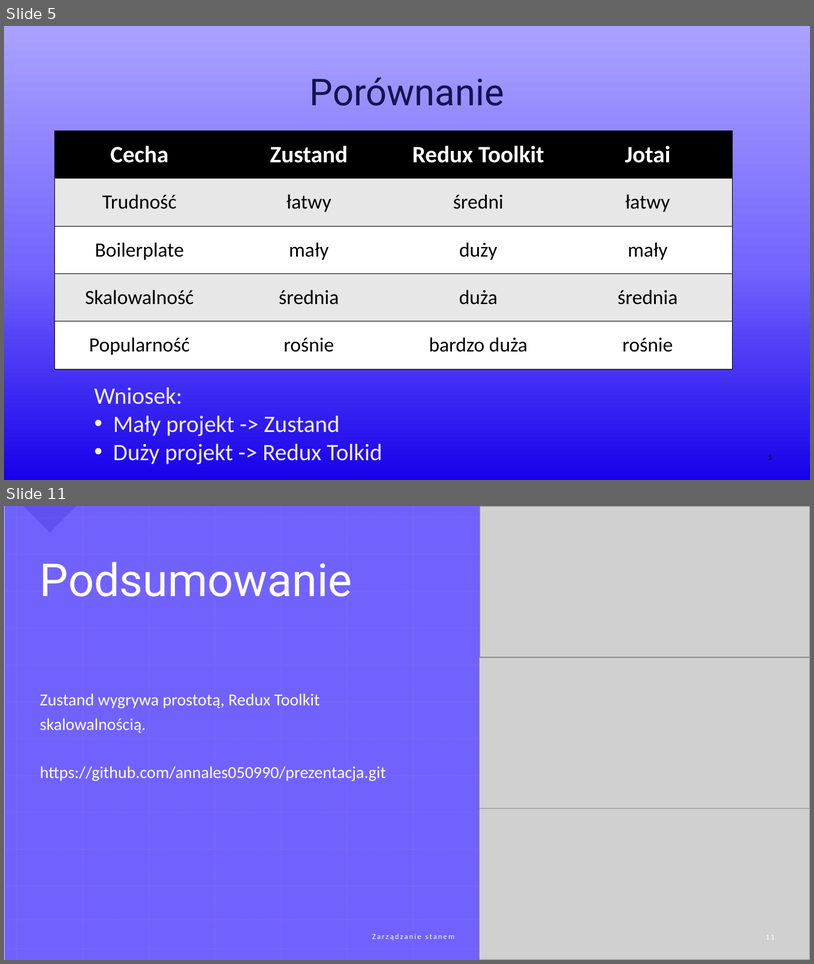
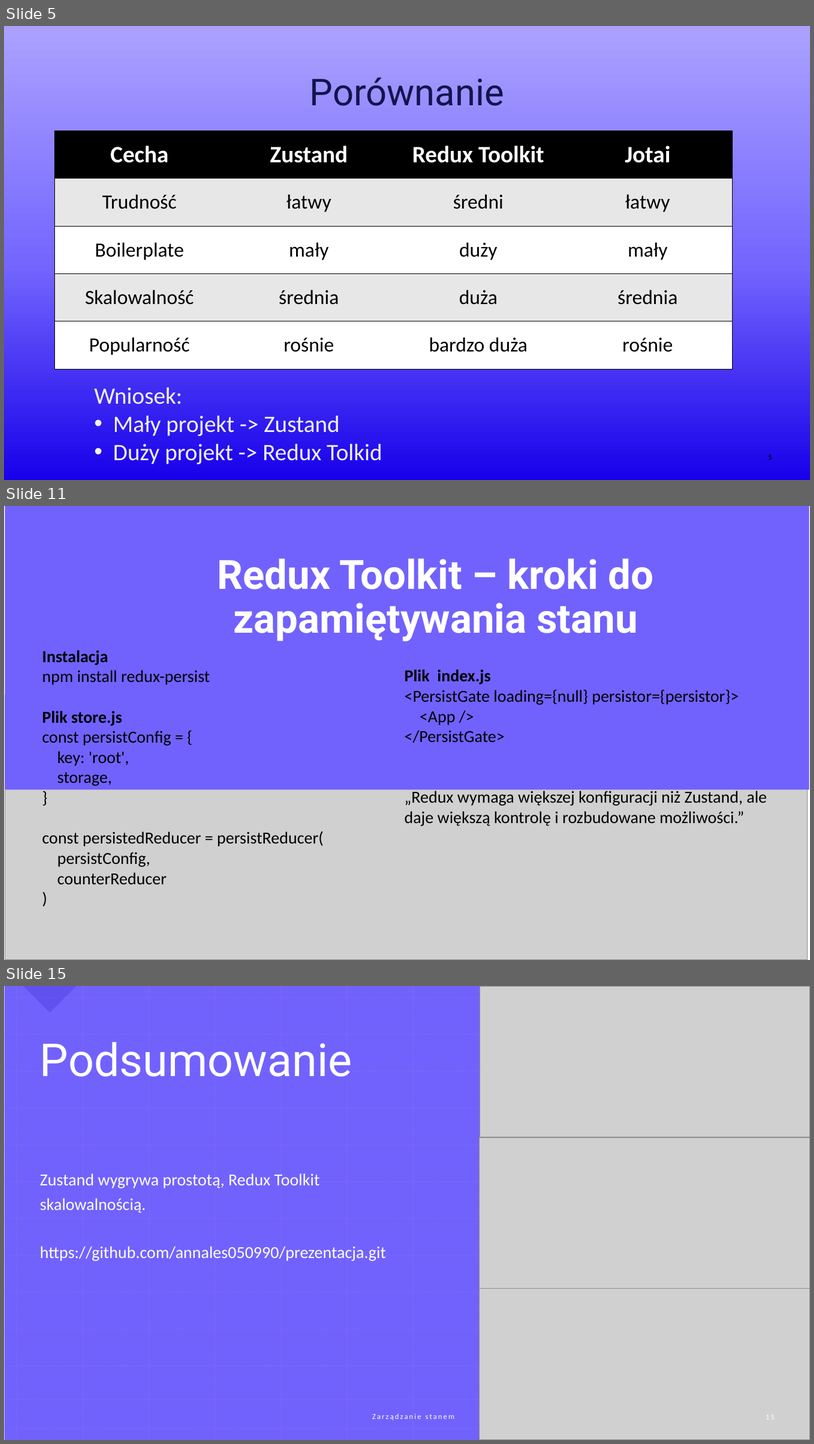
Before and after one commit to annales050990/prezentacja, a slide deck: Zarządzanie stanem Anna Leś.pptx. Shown one above the other, each under a label of ours: slides 5 and 11 before the commit, slides 5, 11 and 15 after it; the slides between them are not shown. The pictures are 814x964 and 814x1444 pixels, drawn with LibreOffice and Linux fonts; fonts in the diff are those of the drawing; grey boxes stand for pictures. Boxes give left, top, right and bottom in pixels: in the first picture for what was removed or moved away, otherwise in the second. Text is boxed around its words. In the diff, an @@ line names an element or a change of style, - is before the commit and + after.

```diff
--- a/Zarządzanie stanem Anna Leś.pptx
+++ b/Zarządzanie stanem Anna Leś.pptx
@@ slide 11 added at box(4, 506, 810, 960), background #FFFFFF @@
@@ title added at box(5, 506, 810, 790), fill #7162FE, 48 pt, text #FFFFFF, bold @@
+Redux Toolkit – kroki do zapamiętywania stanu
@@ text added at box(42, 650, 324, 884), 20 pt, text #000000 @@
+Instalacja
+npm install redux-persist
+Plik store.js
+const persistConfig = {
+key: 'root',
+storage,
+}
+const persistedReducer = persistReducer(
+persistConfig,
+counterReducer
+)
@@ text added at box(405, 669, 767, 826), 20 pt, text #000000 @@
+Plik index.js
+<PersistGate loading={null} persistor={persistor}>
+<App />
+</PersistGate>
+„Redux wymaga większej konfiguracji niż Zustand, ale daje większą kontrolę i rozbudowane możliwości.”
@@ picture added at box(5, 695, 808, 960) @@
@@ what was slide 11 is now slide 15 @@
```
Also in this commit, not shown: 4 slides changed, 5 other slides added, 2 slides removed, 1 other file.
